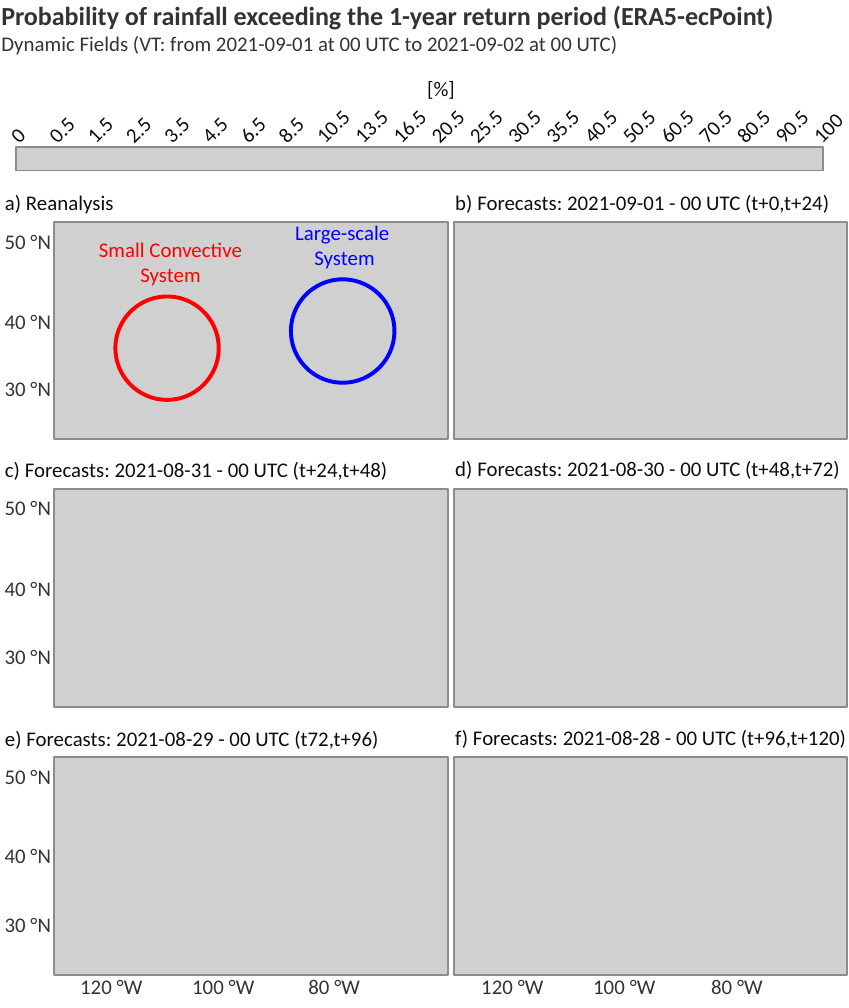
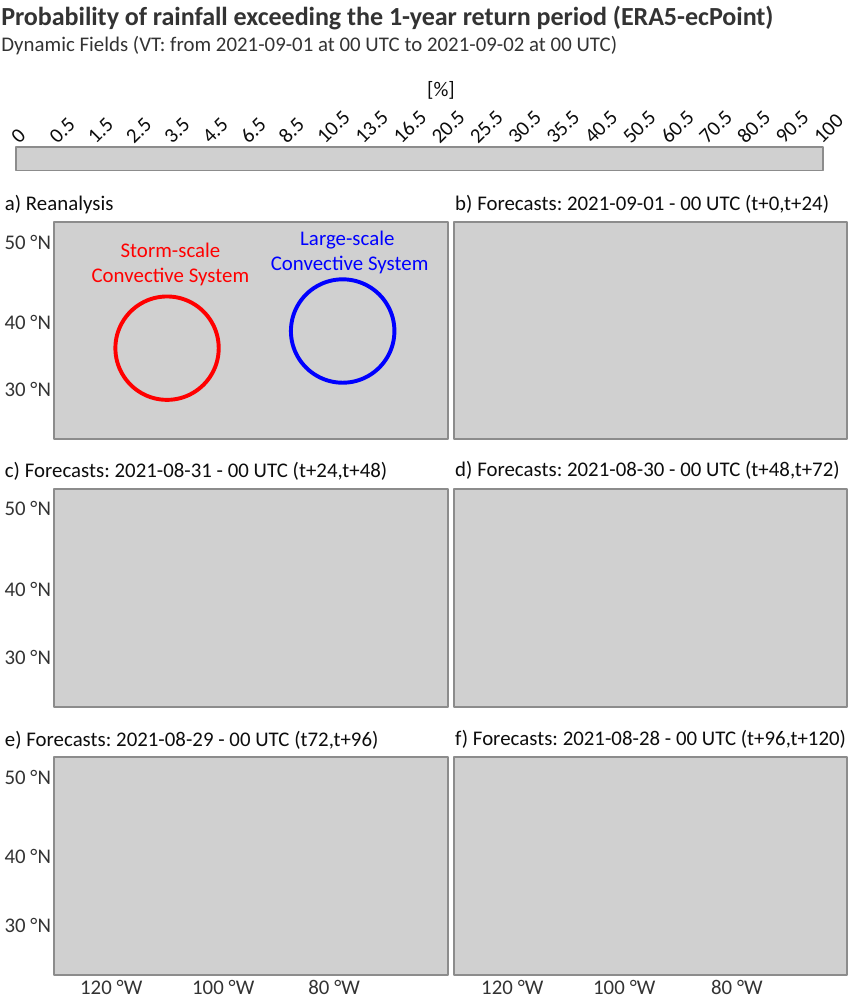
Before and after one commit to FatimaPillosu/thesis, a slide deck: slide 1 of chapter_04/figures/prob_tp_exceeding_1rp.pptx. Drawn at 849x1008 pixels with LibreOffice and Linux fonts; fonts in the diff are those of the drawing; grey boxes stand for pictures. Boxes give left, top, right and bottom in pixels: in the first picture for what was removed or moved away, otherwise in the second. Text is boxed around its words. In the diff, an @@ line names an element or a change of style, - is before the commit and + after.

```diff
--- a/chapter_04/figures/prob_tp_exceeding_1rp.pptx
+++ b/chapter_04/figures/prob_tp_exceeding_1rp.pptx
@@ text at box(92, 242, 249, 286): text changed @@
-Small Convective System
+Storm-scale Convective System
@@ text at box(271, 255, 428, 274): text changed @@
-System
+Convective System
```
Also in this commit, not shown: 2 other files.
